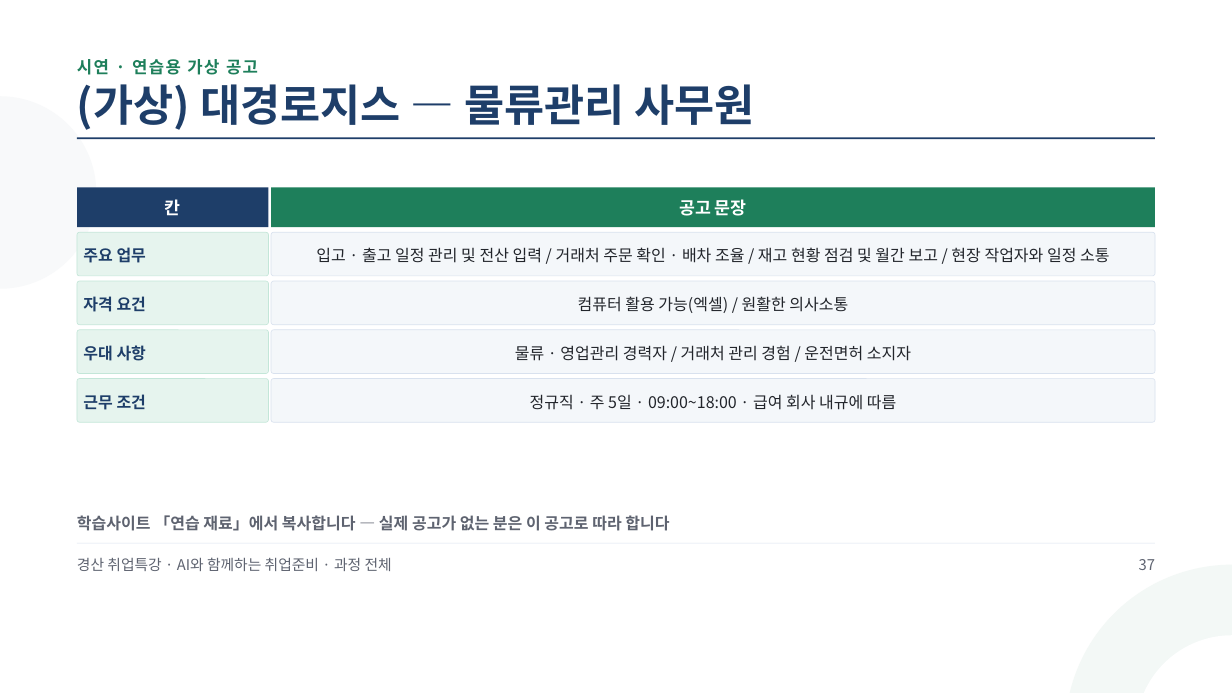
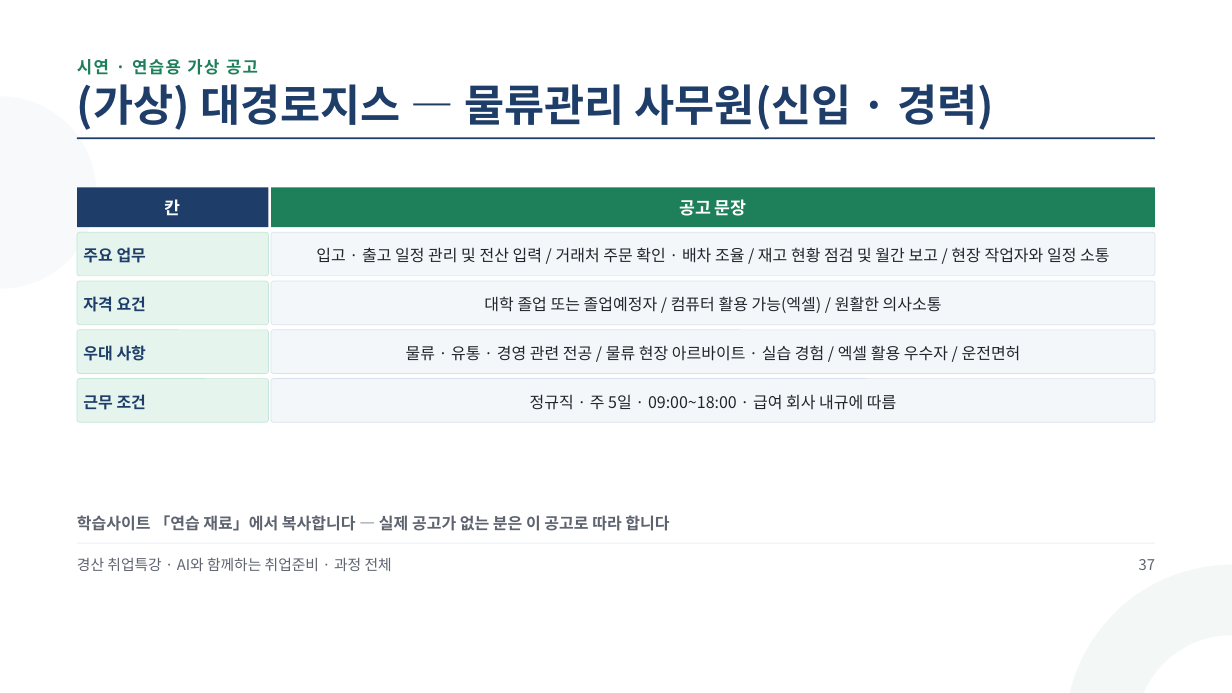
Before and after one commit to aebonlee/materials, a slide deck: slide 39 of gyeongsan/GSJOB2_경산취업특강_과정전체.pptx. Drawn at 1232x693 pixels with LibreOffice and Linux fonts; fonts in the diff are those of the drawing. Boxes give left, top, right and bottom in pixels: in the first picture for what was removed or moved away, otherwise in the second. Text is boxed around its words. In the diff, an @@ line names an element or a change of style, - is before the commit and + after.

```diff
--- a/gyeongsan/GSJOB2_경산취업특강_과정전체.pptx
+++ b/gyeongsan/GSJOB2_경산취업특강_과정전체.pptx
@@ text at [77,84,995,130]: text changed @@
-(가상) 대경로지스 — 물류관리 사무원
+(가상) 대경로지스 — 물류관리 사무원(신입 · 경력)
@@ text at [484,296,942,313]: text changed @@
-컴퓨터 활용 가능(엑셀) / 원활한 의사소통
+대학 졸업 또는 졸업예정자 / 컴퓨터 활용 가능(엑셀) / 원활한 의사소통
@@ text at [406,345,1021,361]: text changed @@
-물류 · 영업관리 경력자 / 거래처 관리 경험 / 운전면허 소지자
+물류 · 유통 · 경영 관련 전공 / 물류 현장 아르바이트 · 실습 경험 / 엑셀 활용 우수자 / 운전면허
```
Also in this commit, not shown: 4 other slides changed, 5 other files.
